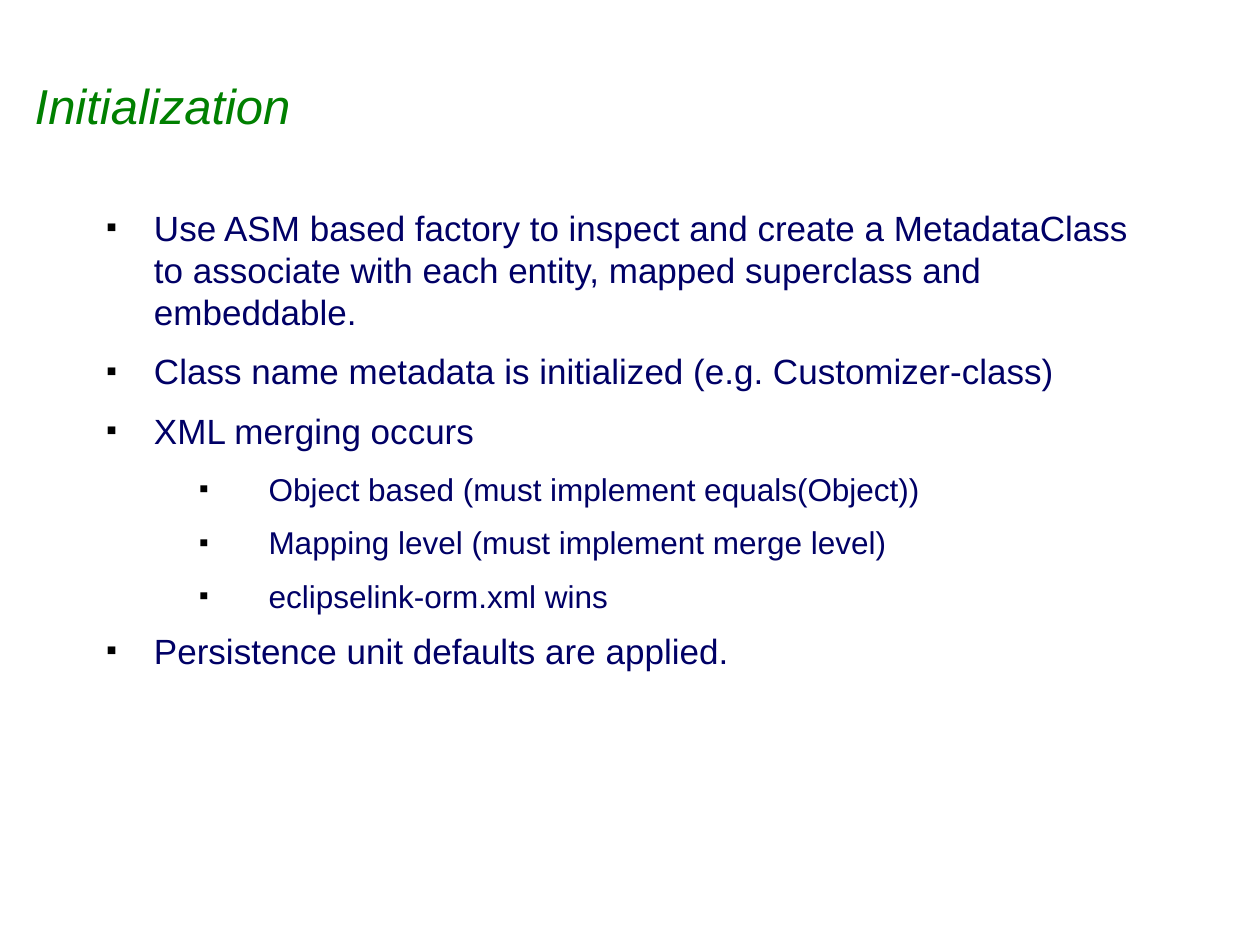
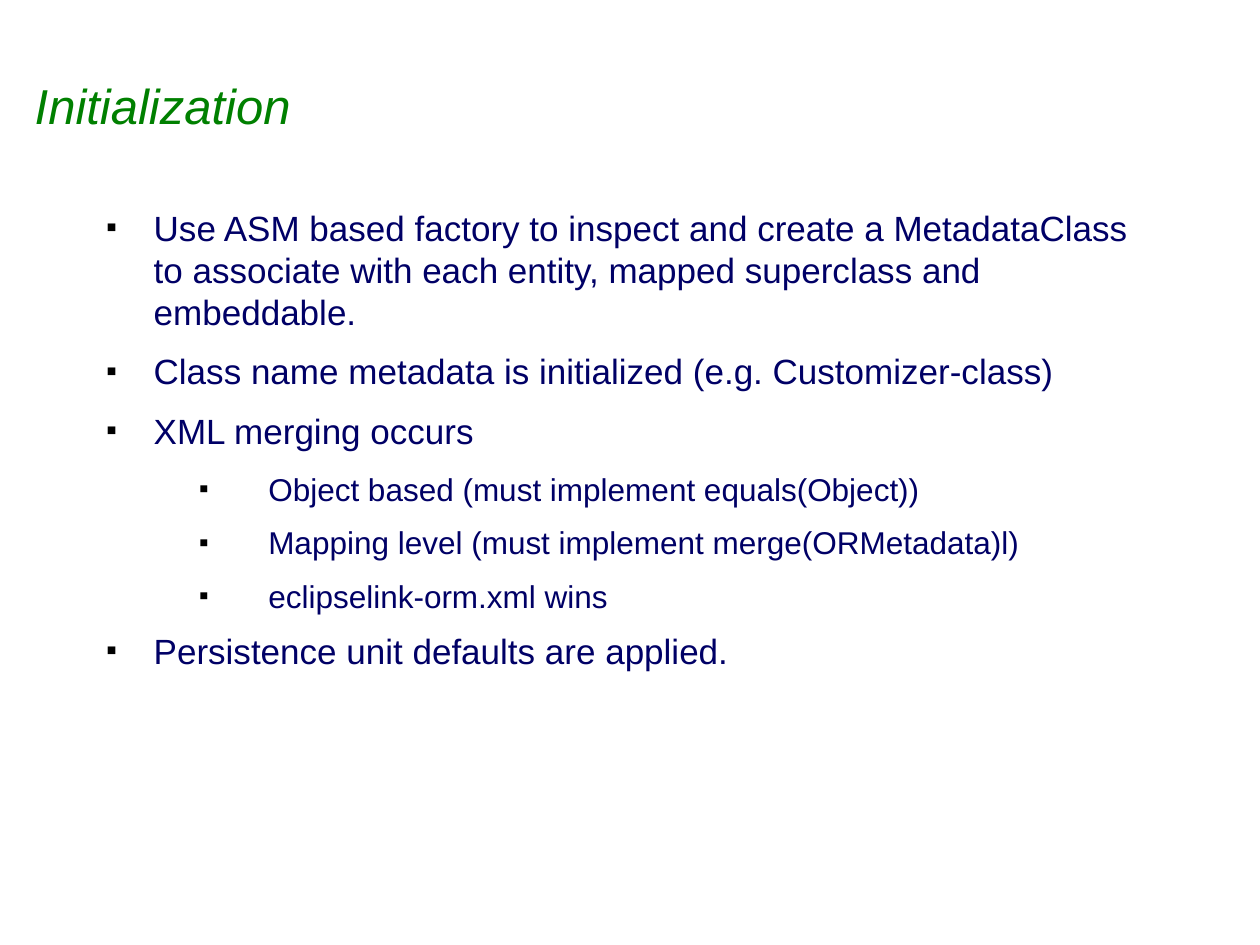
Before and after one commit to sabineheider/incubator, a slide deck: slide 10 of summit-2010/MappingsAndMetadata.ppt. Drawn at 1260x945 pixels with LibreOffice and Linux fonts; fonts in the diff are those of the drawing; background and template pictures are left out. Boxes give left, top, right and bottom in pixels: in the first picture for what was removed or moved away, otherwise in the second. Text is boxed around its words. In the diff, an @@ line names an element or a change of style, - is before the commit and + after.

```diff
--- a/summit-2010/MappingsAndMetadata.ppt
+++ b/summit-2010/MappingsAndMetadata.ppt
@@ text at [154, 215, 1128, 670]: indent changed @@
@@ text at [268, 531, 1019, 560]: text changed @@
-  ■ Mapping level (must implement merge level)
+  ■ Mapping level (must implement merge(ORMetadata)l)
```
Also in this commit, not shown: 6 other slides changed.
